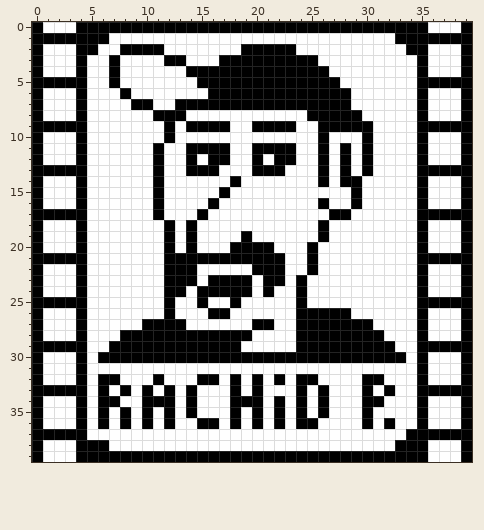
A pixel-art sprite gets an edit: gfx/xport/23 - A.png. The first picture shows the starting point.
The file is 40x40 pixels.
New version:
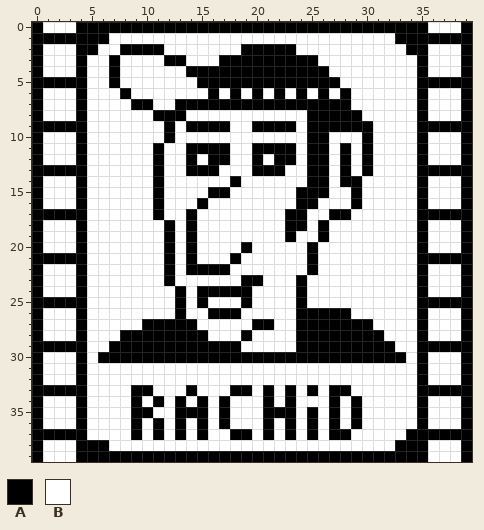
Palette (. is transparent): A #000000  B #ffffff
Changes in this commit:
Colour B gives way to colour A in rows 9 to 14 at x 25; in row 15 at x 16 and 24 to 26; in row 16 at x 15 and 24 to 25; in row 17 at x 14 and 23 to 24; in row 18 at x 23 to 24; in row 19 at x 23.
Colour B gives way to colour A in row 22 at x 15 to 17; in row 23 at x 20; in row 25 at x 13 and 19; in row 26 at x 13 and 18; in row 27 at x 14; in row 33 at x 9, 19, 21, 23, 25 and 27 to 28.
Colour B gives way to colour A in row 34 at x 9, 13, 15, 17, 21, 23, 27 and 29; in row 35 at x 9, 13, 15, 17, 21, 23, 25, 27 and 29; in row 36 at x 9, 11, 13, 17, 21, 23, 27 and 29; in row 37 at x 9, 11, 13, 15, 18 to 19, 21, 23, 25 and 27 to 28.
Colour A gives way to colour B in row 6 at x 17, 19, 21, 23, 25 and 27; in row 16 at x 16 and 26; in row 17 at x 15; in row 19 at x 19; in row 20 at x 18 and 20 to 21; in row 21 at x 13, 15 to 17 and 19 to 22.
Colour A gives way to colour B in row 22 at x 13 and 20 to 22; in row 23 at x 13 to 14, 16 to 18 and 21 to 22; in row 24 at x 12 and 21; in row 25 at x 12 and 18; in row 26 at x 12; in row 28 at x 16 to 18.
Colour A gives way to colour B in row 32 at x 6 to 7, 11, 15 to 16, 18, 20, 22, 24 to 25 and 30 to 31; in row 33 at x 6, 8, 12, 20, 24, 26, 30 and 32; in row 34 at x 6 to 7, 10, 12, 14, 18 to 20, 22, 24, 26 and 30 to 31; in row 35 at x 6, 8, 12, 18, 20, 24, 26 and 30; in row 36 at x 6, 8, 10, 12, 16, 18, 20, 22, 24, 30 and 32.
Where, in picture pixels (left, top, right, bottom), the same in both pictures:
changed: (98, 88, 395, 440)
